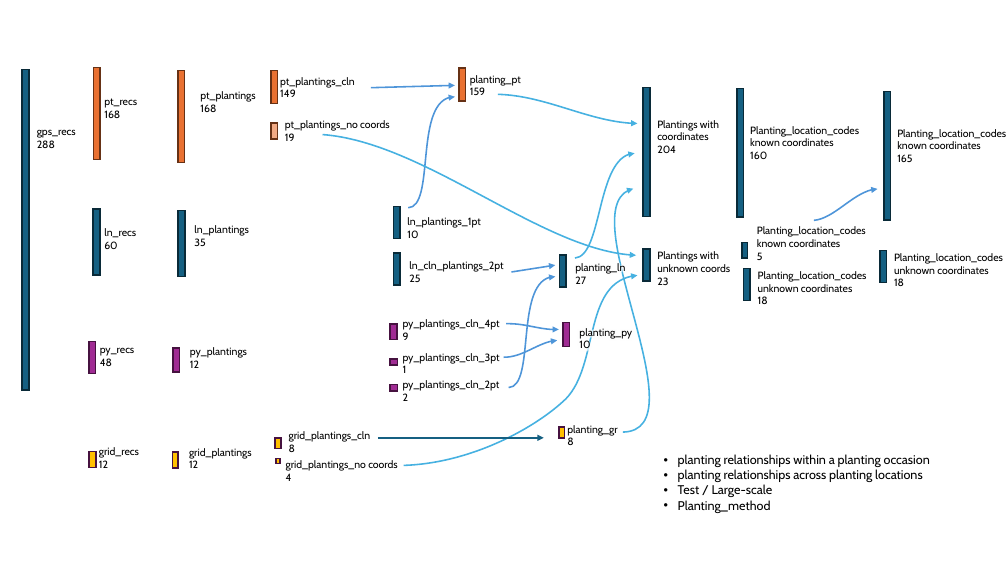
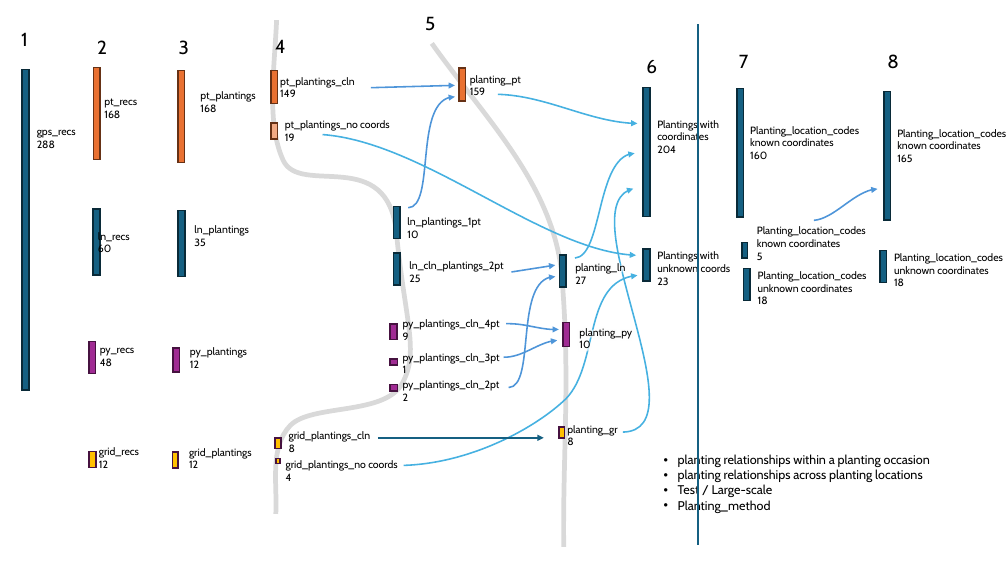
Before and after one commit to WA-Nearshore/seagrass-restoration-processing, a slide deck: slide 6 of docs/seagrass_restoration_storymap_notes.pptx. Drawn at 1008x567 pixels with LibreOffice and Linux fonts; fonts in the diff are those of the drawing. Boxes give left, top, right and bottom in pixels: in the first picture for what was removed or moved away, otherwise in the second. Text is boxed around its words. In the diff, an @@ line names an element or a change of style, - is before the commit and + after.

```diff
--- a/docs/seagrass_restoration_storymap_notes.pptx
+++ b/docs/seagrass_restoration_storymap_notes.pptx
@@ freeform shape added at bbox=[273, 20, 411, 514], outline #D9D9D9 4.5 pt @@
@@ text added at bbox=[425, 16, 435, 31], 18 pt, text #000000 @@
+5
@@ line added from (699, 24) to (699, 544), #156082 1.5 pt @@
@@ text added at bbox=[21, 32, 28, 46], 18 pt, text #000000 @@
+1
@@ text added at bbox=[97, 40, 107, 54], 18 pt, text #000000 @@
+2
@@ text added at bbox=[179, 40, 189, 55], 18 pt, text #000000 @@
+3
@@ text added at bbox=[275, 39, 286, 53], 18 pt, text #000000 @@
+4
@@ freeform shape added at bbox=[432, 43, 566, 547], outline #D9D9D9 4.5 pt @@
@@ text added at bbox=[739, 54, 748, 68], 18 pt, text #000000 @@
+7
@@ text added at bbox=[887, 54, 899, 69], 18 pt, text #000000 @@
+8
@@ text added at bbox=[646, 60, 657, 74], 18 pt, text #000000 @@
+6
@@ text "ln_recs" rewrapped from bbox=[104, 228, 136, 249] to bbox=[98, 231, 130, 256] @@
```
Also in this commit, not shown: 1 other slide changed, 2 slides added, 1 other file.
